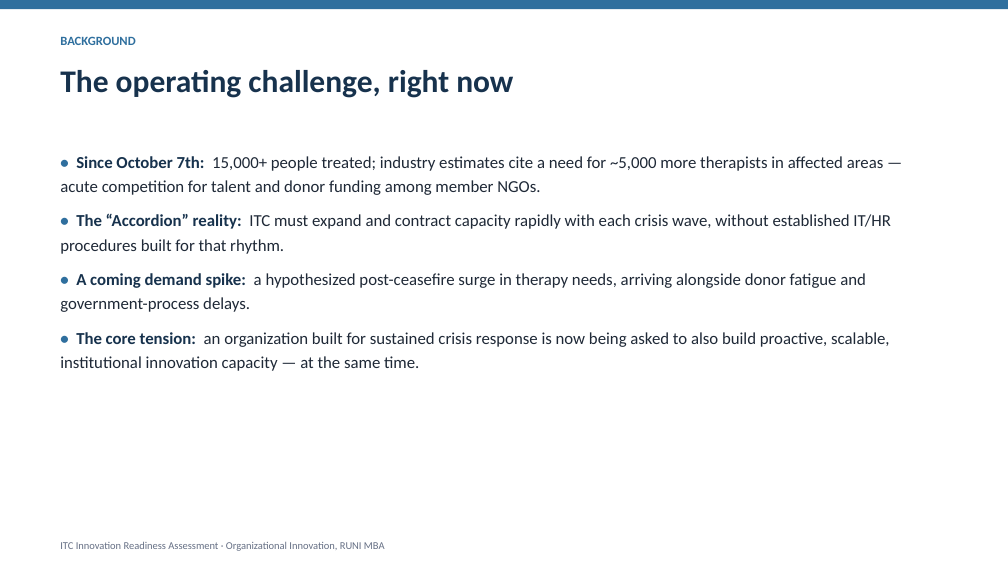
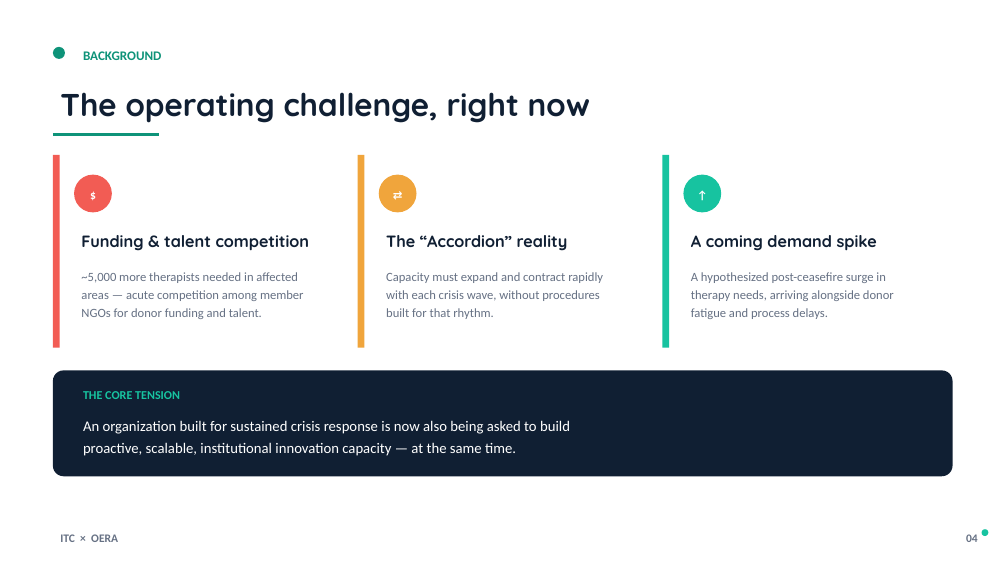
Before and after one commit to stglustein-maker/itc-innovation-assessment, a slide deck: slide 5 of ITC_Innovation_Readiness_Assessment.pptx (slide 4 before the commit). Drawn at 1008x567 pixels with LibreOffice and Linux fonts; fonts in the diff are those of the drawing. Boxes give left, top, right and bottom in pixels: in the first picture for what was removed or moved away, otherwise in the second. Text is boxed around its words. In the diff, an @@ line names an element or a change of style, - is before the commit and + after.

```diff
--- a/ITC_Innovation_Readiness_Assessment.pptx
+++ b/ITC_Innovation_Readiness_Assessment.pptx
@@ rectangle removed at (0,0,1008,9) @@
@@ ellipse added at (53,47,65,59), fill #0E9379 @@
@@ text "BACKGROUND": place and size @@
-text "BACKGROUND" at (60,36,135,45)
+text "BACKGROUND" at (83,51,161,60)
@@ text "BACKGROUND" at (83,51,161,60): size 12 to 12.5 pt, text colour #2F6F9E to #0E9379 @@
@@ text "The operating challenge, right now": place and size @@
-text "The operating challenge, right now" at (60,70,513,98)
+text "The operating challenge, right now" at (60,92,590,123)
@@ text "The operating challenge, right now" at (60,92,590,123): font Calibri to Quicksand, text colour #17324D to #101F33 @@
@@ line added from (53, 135) to (159, 135), #0E9379 2.5 pt @@
@@ rounded rectangle added at (53,155,343,348), fill #FFFFFF @@
@@ rectangle added at (53,155,60,348), fill #F25C54 @@
@@ text removed at (60,156,891,371) @@
-• Since October 7th: 15,000+ people treated; industry estimates cite a need for ~5,000 more therapists in affected areas — acute competition for talent and donor funding among member NGOs.
-• The “Accordion” reality: ITC must expand and contract capacity rapidly with each crisis wave, without established IT/HR procedures built for that rhythm.
-• A coming demand spike: a hypothesized post-ceasefire surge in therapy needs, arriving alongside donor fatigue and government-process delays.
-• The core tension: an organization built for sustained crisis response is now being asked to also build proactive, scalable, institutional innovation capacity — at the same time.
@@ ellipse added at (74,175,112,212), fill #F25C54 @@
@@ text added at (74,175,112,212), 11 pt, text #FFFFFF, bold @@
+$
@@ rounded rectangle added at (358,155,647,348), fill #FFFFFF @@
@@ rectangle added at (358,155,364,348), fill #F0A53C @@
@@ ellipse added at (379,175,417,212), fill #F0A53C @@
@@ text added at (379,175,417,212), 11 pt, text #FFFFFF, bold @@
+⇄
@@ rounded rectangle added at (662,155,952,348), fill #FFFFFF @@
@@ rectangle added at (662,155,669,348), fill #17C3A0 @@
@@ ellipse added at (684,175,721,212), fill #17C3A0 @@
@@ text added at (684,175,721,212), 11 pt, text #FFFFFF, bold @@
+↑
@@ text added at (81,235,310,251), 15.5 pt, text #101F33, bold @@
+Funding & talent competition
@@ text added at (386,235,568,251), 15.5 pt, text #101F33, bold @@
+The “Accordion” reality
@@ text added at (691,235,877,251), 15.5 pt, text #101F33, bold @@
+A coming demand spike
@@ text added at (81,272,304,319), 12 pt, text #667184 @@
+~5,000 more therapists needed in affected areas — acute competition among member NGOs for donor funding and talent.
@@ text added at (386,272,603,319), 12 pt, text #667184 @@
+Capacity must expand and contract rapidly with each crisis wave, without procedures built for that rhythm.
@@ text added at (691,272,894,319), 12 pt, text #667184 @@
+A hypothesized post-ceasefire surge in therapy needs, arriving alongside donor fatigue and process delays.
@@ rounded rectangle added at (53,371,953,476), fill #101F33 @@
@@ text added at (83,391,180,399), 11.5 pt, text #17C3A0, bold @@
+THE CORE TENSION
@@ text added at (83,420,570,456), 14 pt, text #FFFFFF @@
+An organization built for sustained crisis response is now also being asked to build
+proactive, scalable, institutional innovation capacity — at the same time.
@@ text added at (60,534,118,542), 11 pt, text #667184, bold @@
+ITC × OERA
@@ text added at (966,534,978,542), 11 pt, text #667184, bold @@
+04
@@ ellipse added at (982,529,988,536), fill #17C3A0 @@
@@ text removed at (60,542,385,551) @@
-ITC Innovation Readiness Assessment · Organizational Innovation, RUNI MBA
```
Also in this commit, not shown: 12 other slides changed, 5 slides added, 2 slides removed.
